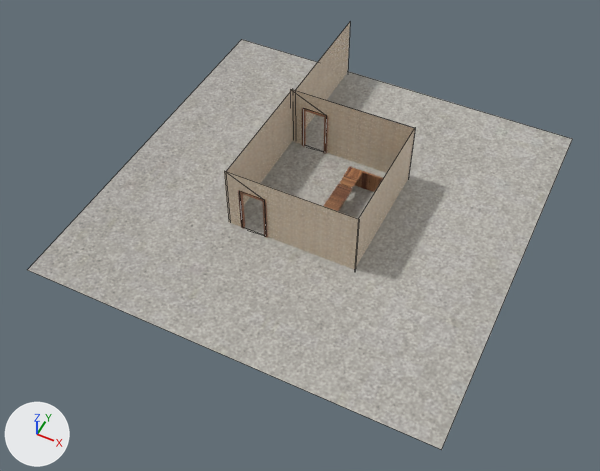
One commit to the FBX model Assets/Models/Scenery/Bancada.fbx: the scene before it, then after it.
Both versions are drawn from a 50 mm lens placed at (30.8, -70.1, 83.5), pointed at (-3.0, -2.3, -1.2). Lighting does not change. The marker at lower left points along +X, +Y and +Z. Mesh edges are drawn as thin lines on the coarser meshes. Where no turn or scale is listed for an object, it has been applied to the vertices. Vertices at the same position are counted once.

The scene before the commit, as lines of its bpy script (objects in view):
```python
me_plane = bpy.data.meshes.new('Plane')
me_plane.from_pydata(...)  # 4 vertices, 1 face; spans x -28.6..28.6, y -28.6..28.6, z 0.0
me_plane.materials.append(mat_chão)  # picture img_floor_jpg
me_plane_001 = bpy.data.meshes.new('Plane.001')
me_plane_001.from_pydata(...)  # 4 vertices, 1 face; spans x 0.0, y -9.5..9.5, z -5.1..5.1
me_plane_001.materials.append(mat_parede_001)  # picture img_wall_texture_jpg
me_plane_005 = bpy.data.meshes.new('Plane.005')
me_plane_005.from_pydata(...)  # 4 vertices, 1 face; spans x 18.3, y -9.5..9.5, z -5.1..5.1
me_plane_005.materials.append(mat_parede)  # picture img_wall_texture_jpg
ob_chão = bpy.data.objects.new('Chão', me_plane)
ob_chão.location = (-3.3, 4.3, -0.4)
ob_corredor = bpy.data.objects.new('Corredor', me_plane_001)
ob_corredor.location = (-11.8, 23.2, 4.2)
ob_parede_de_trás = bpy.data.objects.new('Parede de trás', me_plane_005)
ob_parede_de_trás.location = (-12.0, 4.3, 4.2)
# also in view: 'Parede da frente' at (-12.3, 4.3, 4.2); 'Parede da esquerda' at (-3.1, -5.1, 4.2); 'Paredes da direita' at (-3.1, 13.5, 4.2); 'Bancada' at (2.4, 2.2, 1.2)
```
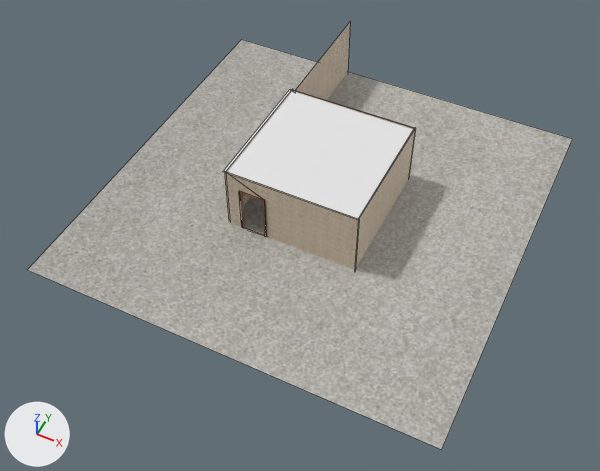
Boxes (x1, y1, x2, y2) around the edits, measured in the pictures (600 x 471 px):
```json
{"object": "Teto", "change": "added", "after": [223, 89, 414, 220]}
{"part": 1, "of": "me_plane_005", "change": "added", "after": [355, 129, 415, 269]}
{"object": "Paredes da direita", "change": "unchanged, covered by the edit", "before": [290, 89, 415, 178], "after": [290, 89, 415, 178]}
{"object": "Parede da frente", "change": "unchanged, covered by the edit", "before": [226, 89, 293, 223], "after": [226, 89, 293, 223]}
```

Scene script edits in JSON lines:
```json
{"op": "add", "block": "mat_teto", "code": ["mat_teto = principled_material('Teto')", "mat_teto.base_color = (0.8, 0.8, 0.8)  # white #e7e7e7"]}
{"block": "me_plane_005", "where": "me_plane_005.from_pydata(...)  # 4 vertices, 1 face; spans x 18.3, y -9.5..9.5, z -5.1..5.1"}
{"block": "me_plane_005", "where": "# used by ob_parede_de_trás; location = (-12.0, 4.3, 4.2)"}
{"block": "me_plane_005", "change": "me_plane_005 part 1: the loose piece of 4 vertices spanning x 18.3, y -9.5..9.5, z -5.1..5.1 is copied, and the copy is moved by (0.1, 0.0, 0.0); it spans x 18.4, y -9.5..9.5, z -5.1..5.1"}
{"op": "add", "block": "me_plane_006", "code": ["me_plane_006 = bpy.data.meshes.new('Plane.006')", "me_plane_006.from_pydata([(-9.5, -9.5, 0.0), (9.5, -9.5, 0.0), (-9.5, 9.5, 0.0), (9.5, 9.5, 0.0)], [], [(0, 2, 3, 1)])", "me_plane_006.materials.append(mat_teto)  # its picture is missing"]}
{"op": "add", "block": "ob_teto", "code": ["ob_teto = bpy.data.objects.new('Teto', me_plane_006)", "ob_teto.location = (-3.3, 4.3, 9.1)"]}
```
